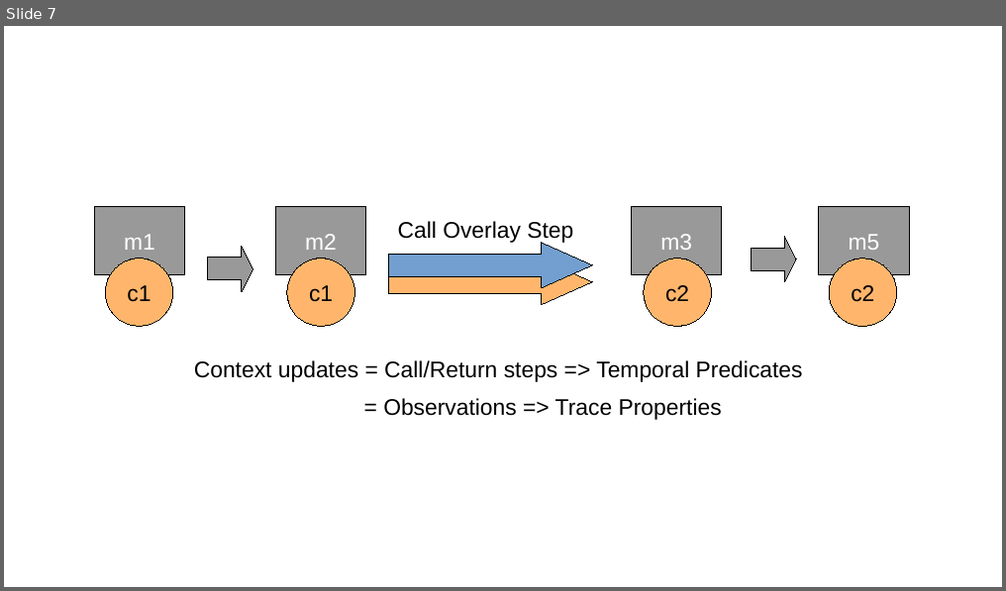
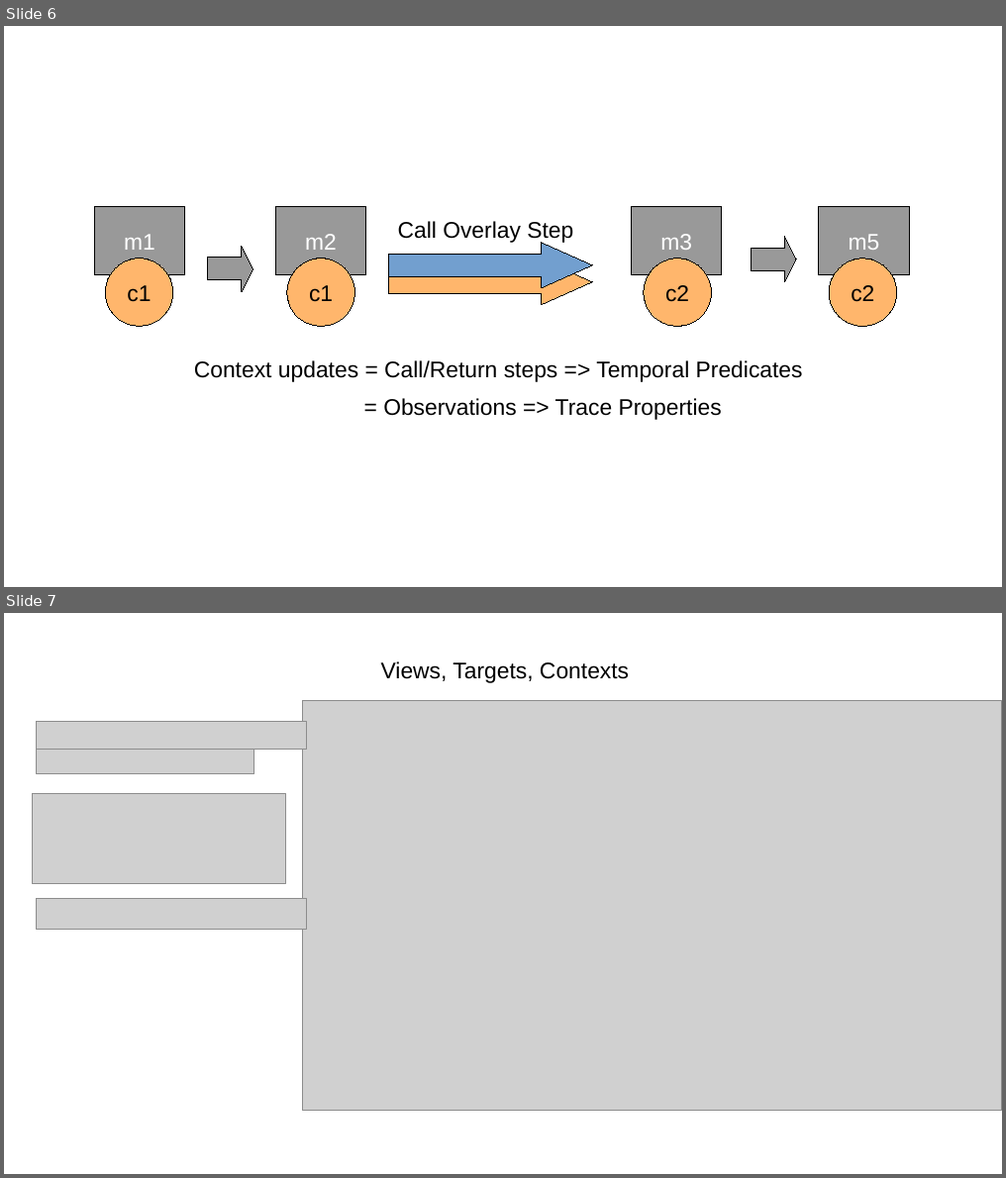
Before and after one commit to bcpierce00/interfering, a slide deck: submission5/StackPres.odp. Shown one above the other, each under a label of ours: slide 7 before the commit, slides 6 and 7 after it. The pictures are 1006x591 and 1006x1178 pixels, drawn with LibreOffice and Linux fonts; fonts in the diff are those of the drawing; grey boxes stand for pictures. Boxes give left, top, right and bottom in pixels: in the first picture for what was removed or moved away, otherwise in the second. Text is boxed around its words. In the diff, an @@ line names an element or a change of style, - is before the commit and + after.

```diff
--- a/submission5/StackPres.odp
+++ b/submission5/StackPres.odp
@@ slide 7 added at [4, 613, 1002, 1174], background #FFFFFF @@
@@ text added at [381, 662, 629, 683], 18 pt, text #000000 @@
+Views, Targets, Contexts
@@ picture added at [302, 701, 1002, 1111] @@
@@ picture added at [37, 722, 307, 749] @@
@@ picture added at [37, 749, 254, 774] @@
@@ picture added at [33, 794, 285, 883] @@
@@ picture added at [37, 899, 307, 930] @@
@@ what was slide 7 is now slide 6 @@
```
Also in this commit, not shown: 2 slides changed, 7 other slides added, 5 slides removed, 1 other file.
